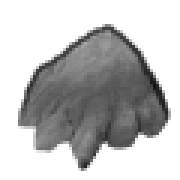
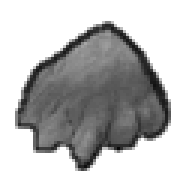
Layers edited between the first and the second 180×180 image:
painted on "line" over (15, 21, 171, 171)
